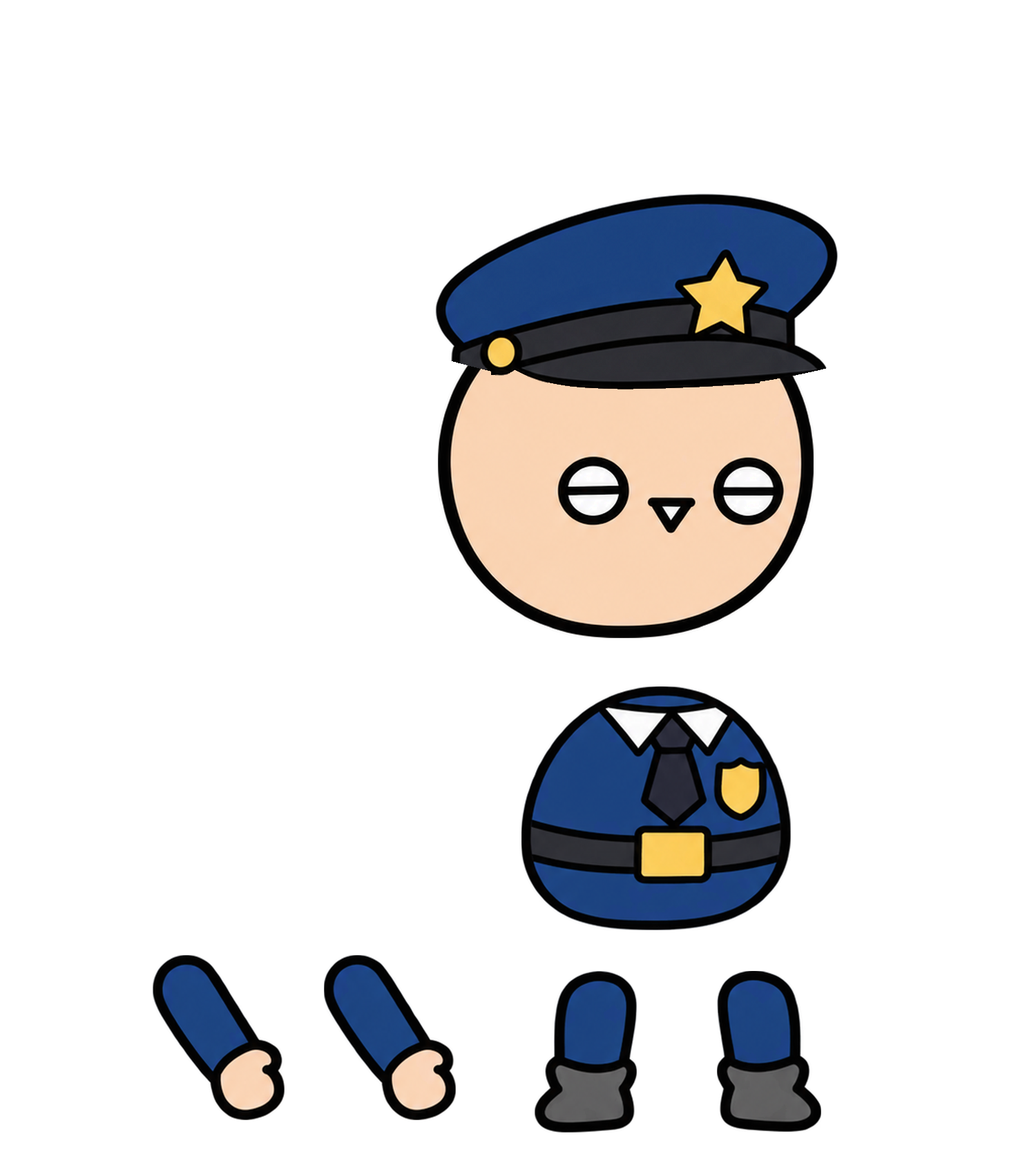
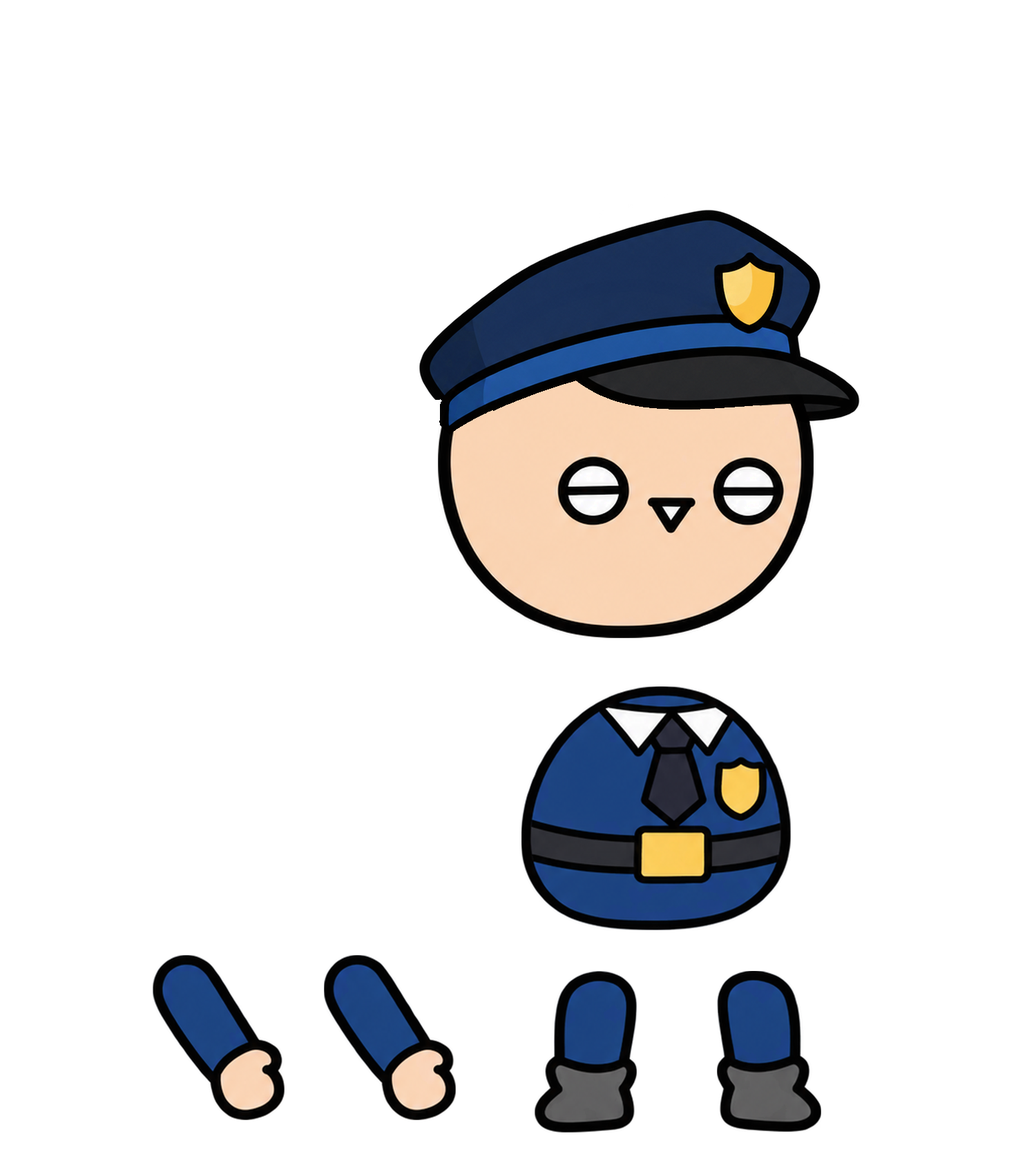
Before/after of a 1036×1174 layered artwork. What changed in the layer stack:
painted on "머리" over [417, 193, 861, 435]
